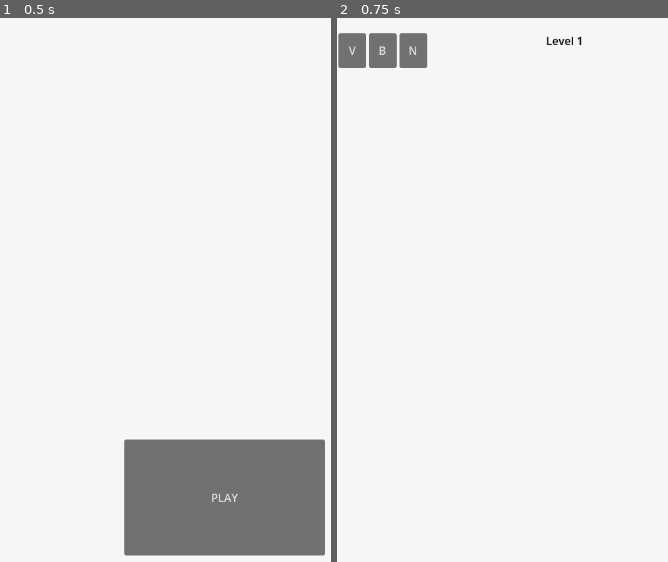
Above: before the commit, frames 1-2 (left to right).
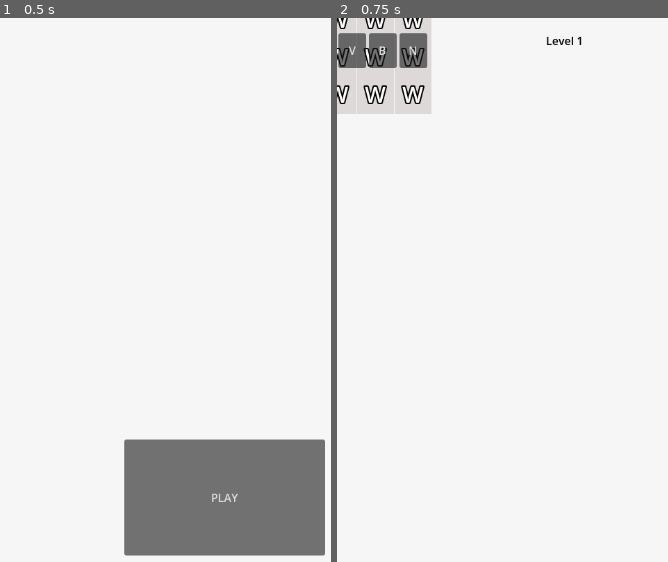
Above: after the commit, the same moments.

Repository: Alex-Onceanu/IGRWordle
Game: Godot game, scene res://main.tscn
Same seed, same stepped clock (60 frames per second), same inputs: the game is played once before the commit and once after it.
Inputs:
- Up to frame 1 (0.5 s): no input
- Up to frame 2 (0.75 s): click "PLAY" at 0.5 s

Frame 1 is identical in both runs. In frame 2, 3.4% of the frame differs, in the area x 0-29%, y 0-18%.
Error after the commit: Invalid assignment of property or key 'text' with value of type 'String' on a base object of type 'null instance'. (res://game/level/letter_box.gd:33)

Commit message:
Special label class with boing animation

Diff:
--- a/game/level/letter_box.tscn
+++ b/game/level/letter_box.tscn
@@ -1,6 +1,7 @@
 [gd_scene format=3 uid="uid://dvlaq8o7sq7c6"]
 
 [ext_resource type="Script" uid="uid://byaqov2n12fjb" path="res://game/level/letter_box.gd" id="1_w7ff6"]
+[ext_resource type="PackedScene" uid="uid://db1vwod7r5k1t" path="res://game/power_up/animated_char.tscn" id="2_qvapa"]
 
 [node name="LetterBox" type="Control" unique_id=573317305]
 custom_minimum_size = Vector2(50, 50)
@@ -8,19 +9,16 @@
 anchors_preset = 0
 script = ExtResource("1_w7ff6")
 
-[node name="TextureRect" type="TextureRect" parent="." unique_id=2003333903]
+[node name="TextureRect" type="ColorRect" parent="." unique_id=400592472]
 layout_mode = 0
 offset_right = 53.0
 offset_bottom = 55.0
-expand_mode = 1
-stretch_mode = 4
 
-[node name="Label" type="Label" parent="." unique_id=964228251]
+[node name="AnimatedChar" parent="." unique_id=1741495599 instance=ExtResource("2_qvapa")]
 layout_mode = 0
-offset_left = 17.0
-offset_top = 3.0
-offset_right = 36.0
-offset_bottom = 49.0
-theme_override_colors/font_color = Color(0, 0, 0, 1)
-theme_override_font_sizes/font_size = 33
-text = "~"
+offset_left = 26.0
+offset_top = 27.0
+offset_right = 26.0
+offset_bottom = 27.0
+rotation_anim = null
+scale_anim = null
--- /dev/null
+++ b/game/power_up/animated_char.gd
@@ -0,0 +1,16 @@
+extends Control
+
+#to change the duration or strength of the animation, change the curves
+@export var rotation_anim : Curve
+@export var scale_anim : Curve
+
+func spring(t : float) -> void:
+	$Movable.rotation_degrees = rotation_anim.sample(t)
+	$Movable.scale = scale_anim.sample(t) * Vector2(1.0, 1.0)
+
+func _on_anim_delay_timeout() -> void:
+	create_tween().tween_method(spring, 0.0, rotation_anim.max_domain, rotation_anim.max_domain)
+
+#starts the "boing" animation after "lag" seconds
+func activate(lag : float) -> void:
+	$AnimDelay.start(lag)
--- /dev/null
+++ b/game/power_up/animated_char.gdshader
@@ -0,0 +1,6 @@
+shader_type canvas_item;
+
+void fragment() {
+	vec2 uv = 2.0 * UV - 1.0;
+	COLOR = vec4(vec3(1.0), step(0.4, 1. - dot(uv, uv)));
+}
--- /dev/null
+++ b/game/power_up/animated_char.tscn
@@ -0,0 +1,45 @@
+[gd_scene format=3 uid="uid://db1vwod7r5k1t"]
+
+[ext_resource type="Script" uid="uid://cc2dcjocc3bur" path="res://game/power_up/animated_char.gd" id="1_v35ln"]
+
+[sub_resource type="Curve" id="Curve_v35ln"]
+_limits = [-18.0, 18.0, 0.0, 0.3]
+_data = [Vector2(0, -4.7683716e-07), 0.0, 0.0, 0, 0, Vector2(0.07615386, -18), 0.0, 0.0, 0, 0, Vector2(0.15000002, 10.658824), 0.0, 0.0, 0, 0, Vector2(0.22538464, -4.533333), 0.0, 0.0, 0, 0, Vector2(0.3, -4.7683716e-07), 0.0, 0.0, 0, 0]
+point_count = 5
+
+[sub_resource type="Curve" id="Curve_150kp"]
+_limits = [0.8, 1.2, 0.0, 0.3]
+_data = [Vector2(0, 1), 0.0, 0.0, 0, 0, Vector2(0.07923077, 1.2), 0.0, 0.0, 0, 0, Vector2(0.15307693, 0.90864795), 0.0, 0.0, 0, 0, Vector2(0.22615384, 1.054324), 0.0, 0.0, 0, 0, Vector2(0.3, 0.99943155), 0.0, 0.0, 0, 0]
+point_count = 5
+
+[node name="AnimatedChar" type="Control" unique_id=1376181817]
+layout_mode = 3
+anchors_preset = 0
+script = ExtResource("1_v35ln")
+rotation_anim = SubResource("Curve_v35ln")
+scale_anim = SubResource("Curve_150kp")
+
+[node name="Movable" type="Control" parent="." unique_id=929566901]
+anchors_preset = 0
+offset_left = -39.0
+offset_top = -39.0
+offset_right = 40.0
+offset_bottom = 40.0
+pivot_offset_ratio = Vector2(0.5, 0.5)
+
+[node name="Label" type="Label" parent="Movable" unique_id=345489196]
+layout_mode = 0
+offset_left = -19.0
+offset_top = 16.0
+offset_right = 97.0
+offset_bottom = 62.0
+theme_override_constants/outline_size = 8
+theme_override_font_sizes/font_size = 32
+text = "W"
+horizontal_alignment = 1
+vertical_alignment = 1
+
+[node name="AnimDelay" type="Timer" parent="." unique_id=2138483255]
+one_shot = true
+
+[connection signal="timeout" from="AnimDelay" to="." method="_on_anim_delay_timeout"]
Not shown, added: game/power_up/animated_char.gd.uid
Not shown, added: game/power_up/animated_char.gdshader.uid
